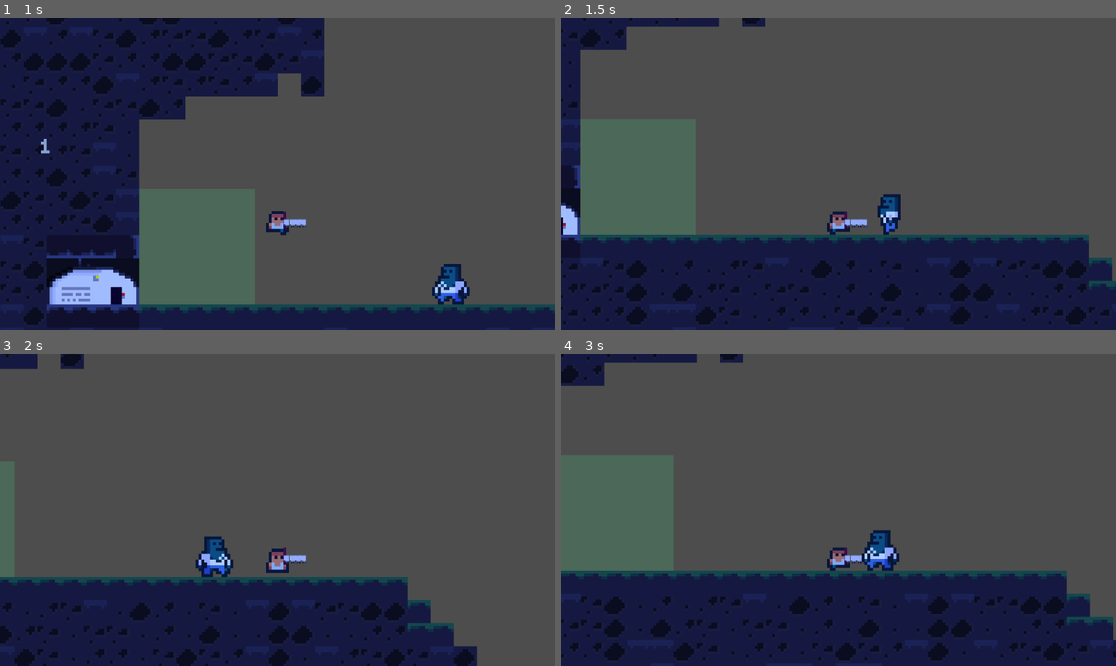
Above: before the commit, frames 1-4 (two rows, left to right).
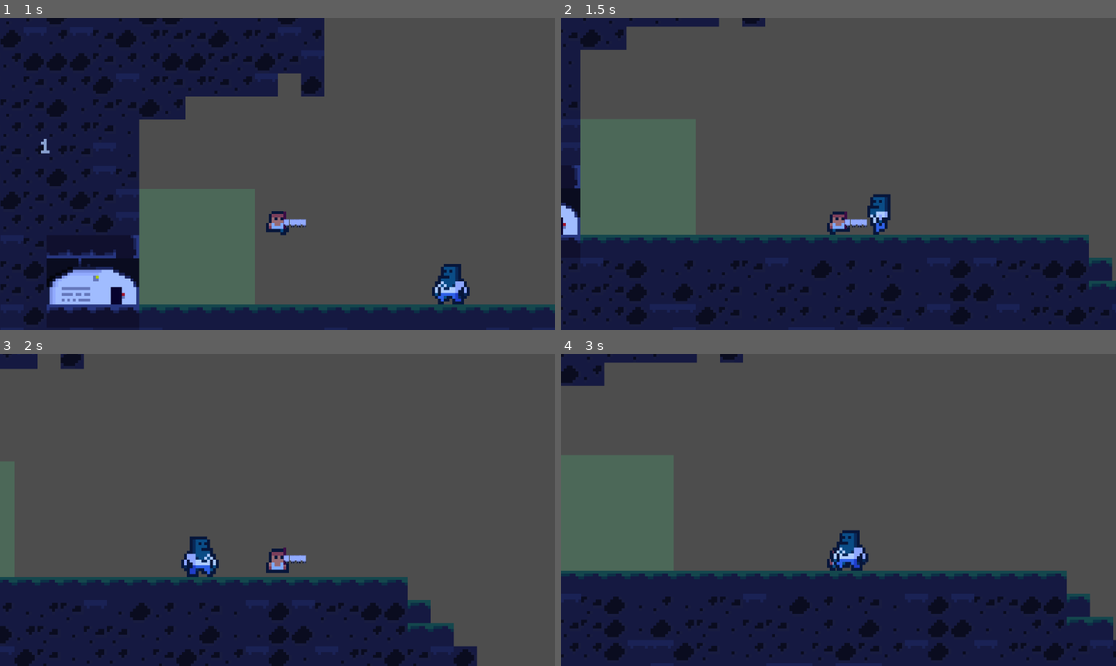
Above: after the commit, the same moments.

Repository: OllieBlomfield/zombie_game
Game: Godot game, scene res://scenes/levels/level_1.tscn
Same seed, same stepped clock (60 frames per second), same inputs: the game is played once before the commit and once after it. The engine's default icon, where the game draws it, is replaced by a stand-in: a white triangle on a blue panel in a dark square.
Inputs:
- Up to frame 1 (1 s): hold D (right) from 0.53 s (still down); hold M (attack) from 0.53 s (still down); tap Space (jump) at 0.77 s
- Up to frame 2 (1.5 s): keep holding D (right); release M (attack) at 1.28 s; tap M (attack) at 1.35 s
- Up to frame 3 (2 s): keep holding D (right); tap Space (jump) at 1.52 s
- Up to frame 4 (3 s): release D (right) at 2.03 s; hold A (left) 2.03-2.78 s; hold M (attack) 2.03-2.78 s; hold D (right) from 2.78 s (still down); tap M (attack) at 2.85 s

Frame 1 is identical in both runs. In frame 2, 0.6% of the frame differs, in the area x 55-62%, y 56-70%; in frame 3, 0.9%; in frame 4, 1.2%, in the area x 48-61%, y 56-70%.

Commit message:
added cooldown to gun

Diff:
--- a/ranged_bullet.gd
+++ b/ranged_bullet.gd
@@ -21,7 +21,7 @@
 	var context := HitContext.new()
 	context.damage = damage
 	context.direction = velocity.normalized()
-	context.hit_point = global_position
+	context.hit_point = position
 	context.knockback = knockback
 
 	hurtbox.handle_hit(context)
--- a/scenes/weapons/ranged_bullet.tscn
+++ b/scenes/weapons/ranged_bullet.tscn
@@ -46,8 +46,6 @@
 collision_layer = 0
 collision_mask = 6
 script = ExtResource("1_tv6er")
-damage = null
-knockback = null
 
 [node name="AnimatedSprite2D" type="AnimatedSprite2D" parent="." unique_id=1937034321]
 scale = Vector2(0.25, 0.25)
--- a/scenes/weapons/ranged_weapon.tscn
+++ b/scenes/weapons/ranged_weapon.tscn
@@ -27,3 +27,5 @@
 
 [node name="Marker2D" type="Marker2D" parent="." unique_id=783226747]
 position = Vector2(4, -1)
+
+[node name="CooldownTimer" type="Timer" parent="." unique_id=1985008729]
--- a/scripts/objects/player.gd
+++ b/scripts/objects/player.gd
@@ -70,7 +70,7 @@
 
 	move_and_slide()
 
-	if Input.is_action_just_pressed("attack"):
+	if Input.is_action_pressed("attack"):
 		attacking = true
 		combat.attack(facing_direction)
 
--- a/scripts/weapons/ranged_weapon.gd
+++ b/scripts/weapons/ranged_weapon.gd
@@ -6,8 +6,18 @@
 @export var fire_point: Marker2D
 @export var bullet_speed: float = 400
 @export var flip_h: bool = false
+@export var cooldown_time: float = 0.5
+@onready var cooldown_timer: Timer = $CooldownTimer
+
+var is_on_cooldown = false
+
+func _ready() -> void:
+	cooldown_timer.timeout.connect(_on_timeout)
 
 func perform_attack(facing_direction: int) -> void: #call pefrom_attack or execute_attack to imply something active is happening
+	if is_on_cooldown:
+		return
+
 	var bullet = bullet_scene.instantiate()
 
 	get_tree().current_scene.add_child(bullet)
@@ -22,3 +32,10 @@
 	dir = dir.normalized()
 
 	bullet.velocity = dir * bullet_speed
+
+	is_on_cooldown = true
+	cooldown_timer.start(cooldown_time)
+
+
+func _on_timeout():
+	is_on_cooldown = false
